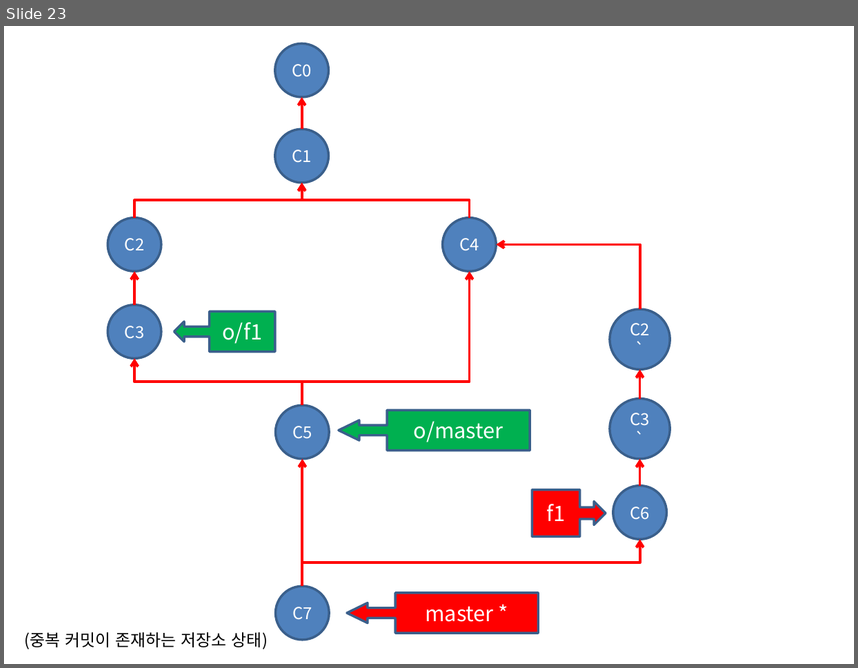
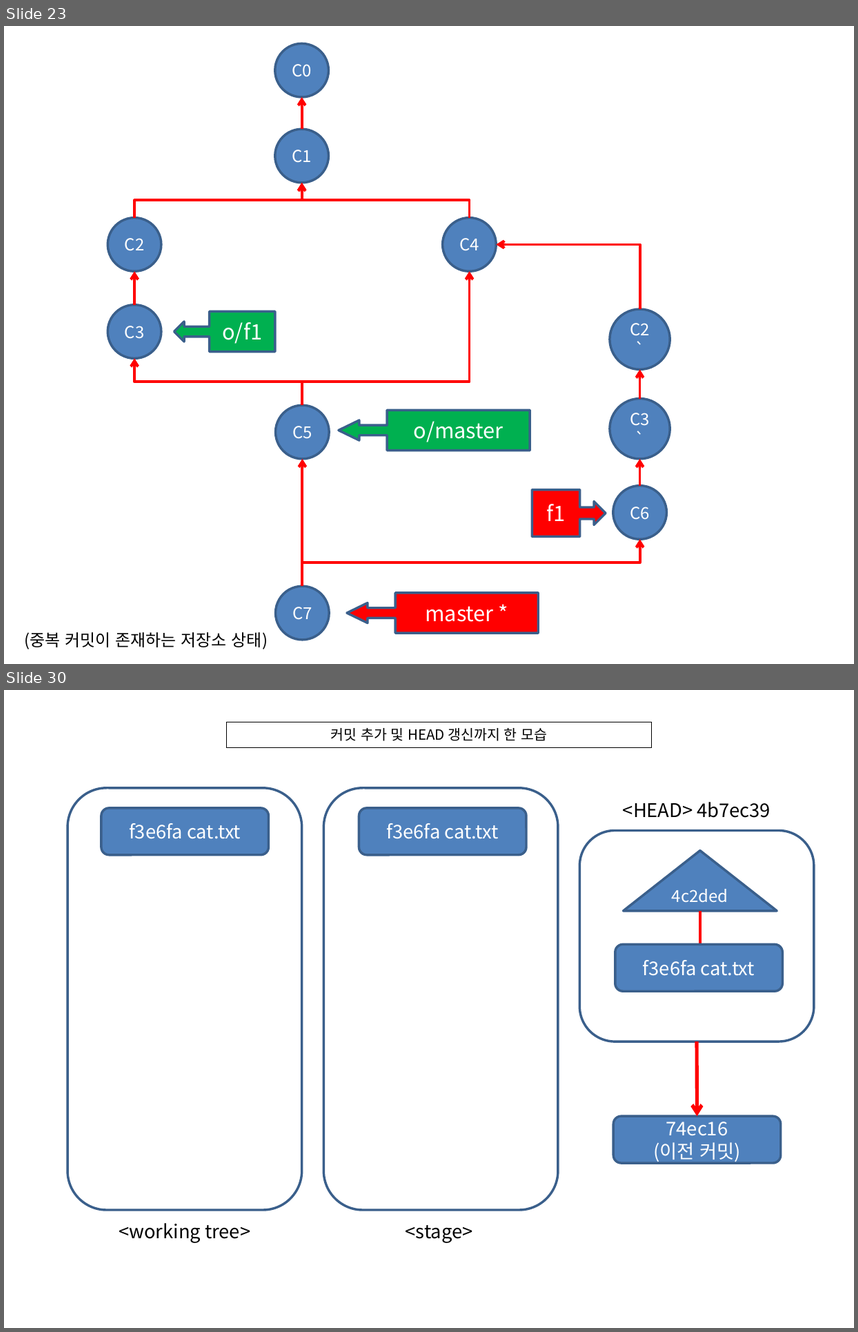
Before and after one commit to devToroko/git_study, a slide deck: 이미지작업.pptx. Shown one above the other, each under a label of ours: slide 23 before the commit, slides 23 and 30 after it; the slides between them are not shown. The pictures are 858x668 and 858x1332 pixels, drawn with LibreOffice and Linux fonts; fonts in the diff are those of the drawing. Boxes give left, top, right and bottom in pixels: in the first picture for what was removed or moved away, otherwise in the second. Text is boxed around its words. In the diff, an @@ line names an element or a change of style, - is before the commit and + after.

```diff
--- a/이미지작업.pptx
+++ b/이미지작업.pptx
@@ slide 30 added at <box>4,690,854,1328</box>, background #FFFFFF @@
@@ rectangle added at <box>227,722,652,748</box>, outline #000000 0.75 pt, 12 pt, text #000000 @@
+커밋 추가 및 HEAD 갱신까지 한 모습
@@ rounded rectangle added at <box>67,788,302,1210</box>, outline #3A5F8C 2 pt @@
@@ rounded rectangle added at <box>323,788,558,1210</box>, outline #3A5F8C 2 pt @@
@@ rounded rectangle added at <box>101,808,268,855</box>, fill #4F81BD, outline #3A5F8C 2 pt, 16 pt, text #FFFFFF @@
+f3e6fa cat.txt
@@ rounded rectangle added at <box>359,808,527,855</box>, fill #4F81BD, outline #3A5F8C 2 pt, 16 pt, text #FFFFFF @@
+f3e6fa cat.txt
@@ text added at <box>623,802,771,818</box>, 16 pt, text #000000 @@
+<HEAD> 4b7ec39
@@ rounded rectangle added at <box>579,830,814,1041</box>, outline #3A5F8C 2 pt @@
@@ triangle added at <box>624,851,777,911</box>, fill #4F81BD, outline #3A5F8C 2 pt, 14 pt, text #FFFFFF @@
+4c2ded
@@ line added from (700, 911) to (700, 944), #FF0000 2.25 pt @@
@@ rounded rectangle added at <box>615,944,783,991</box>, fill #4F81BD, outline #3A5F8C 2 pt, 16 pt, text #FFFFFF @@
+f3e6fa cat.txt
@@ arrow added from (697, 1041) to (697, 1116), #FF0000 3 pt @@
@@ rounded rectangle added at <box>613,1116,781,1163</box>, fill #4F81BD, outline #3A5F8C 2 pt, 16 pt, text #FFFFFF @@
+74ec16
+(이전 커밋)
@@ text added at <box>119,1223,250,1243</box>, 16 pt, text #000000 @@
+<working tree>
@@ text added at <box>406,1225,473,1243</box>, 16 pt, text #000000 @@
+<stage>
```
Also in this commit, not shown: 6 other slides added, 30 other files.
